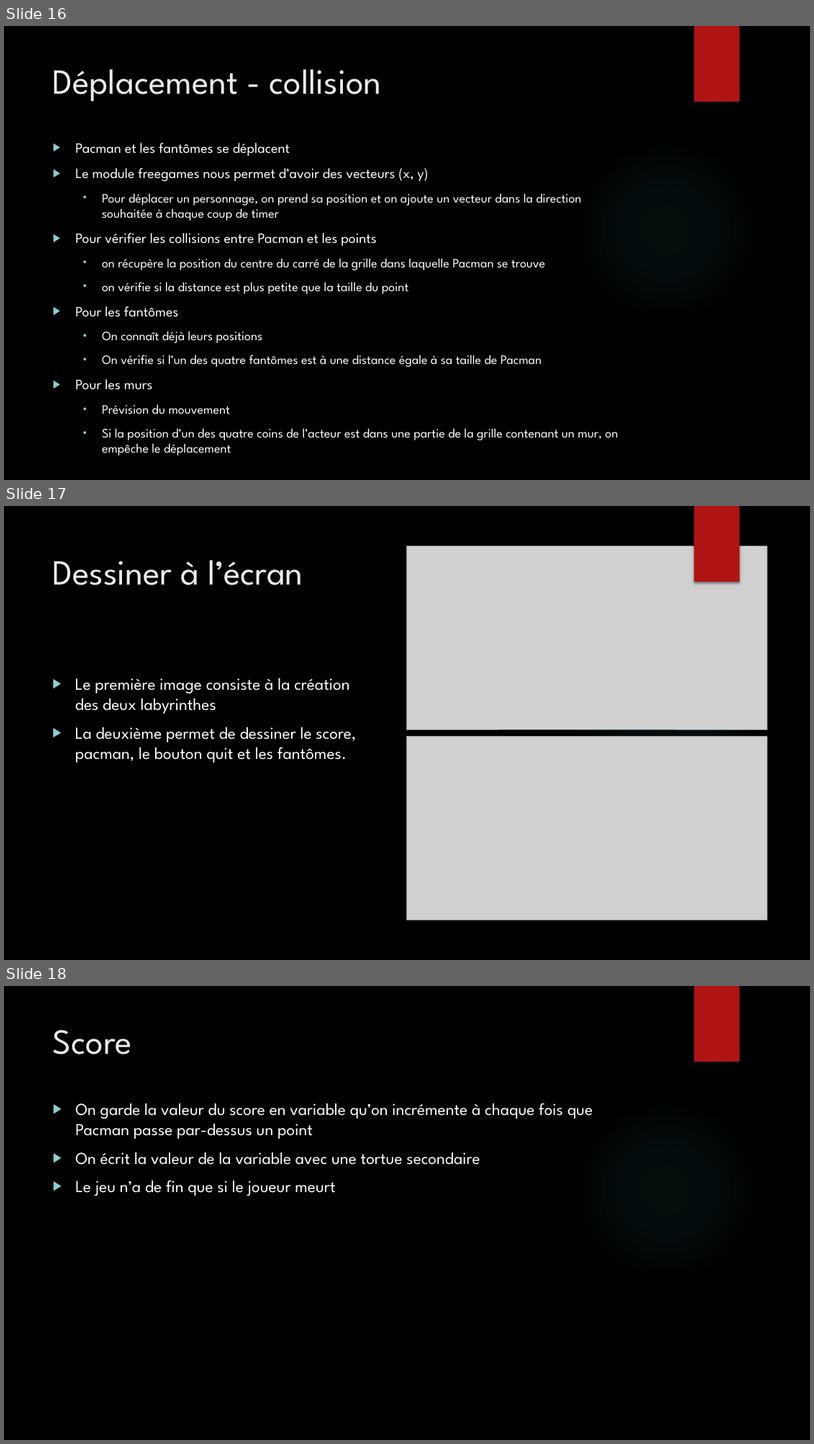
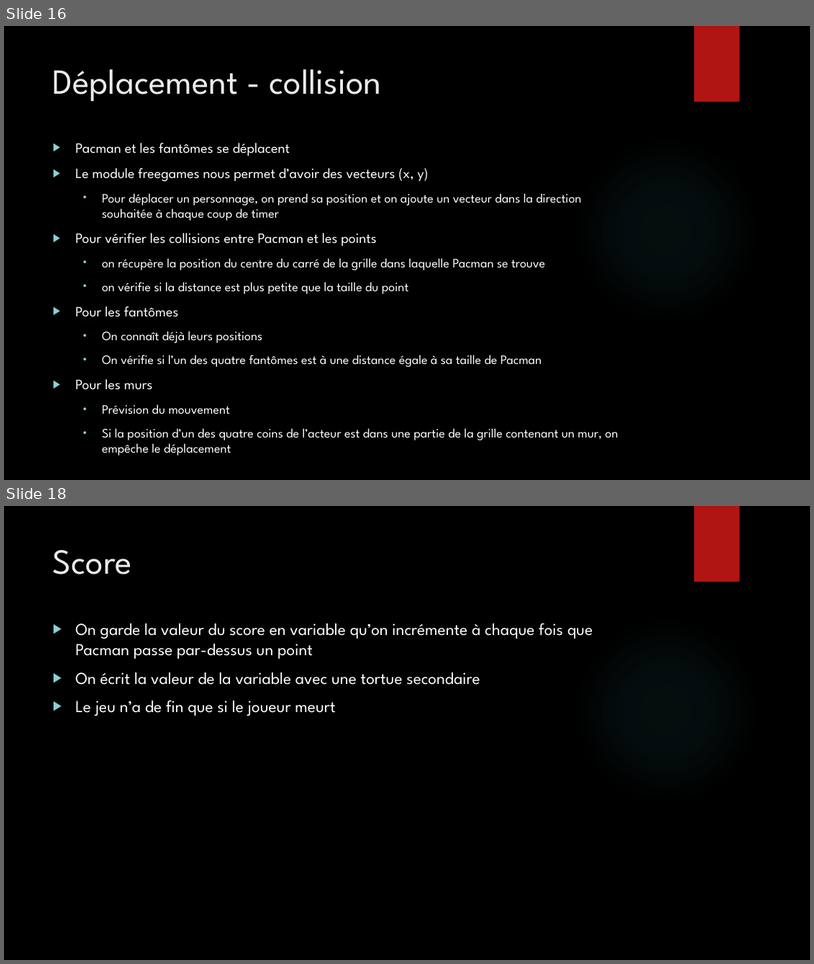
Before and after one commit to Bugnon/oc-2021, a slide deck: src/projet/projet3/Powerpoint_pacman.pptx. Shown one above the other, each under a label of ours: slides 16, 17 and 18 before the commit, slides 16 and 18 after it; the slides between them are not shown. The pictures are 814x1444 and 814x964 pixels, drawn with LibreOffice and Linux fonts; fonts in the diff are those of the drawing; grey boxes stand for pictures; background and template pictures are left out. Boxes give left, top, right and bottom in pixels: in the first picture for what was removed or moved away, otherwise in the second. Text is boxed around its words. In the diff, an @@ line names an element or a change of style, - is before the commit and + after.

```diff
--- a/src/projet/projet3/Powerpoint_pacman.pptx
+++ b/src/projet/projet3/Powerpoint_pacman.pptx
@@ slide 17 removed at box(4, 506, 810, 960), background picture (left out); not listed: 1 template element that a slide beside it also shows @@
@@ rectangle removed at box(694, 506, 740, 582) @@
@@ picture removed at box(407, 546, 767, 730) @@
@@ title removed at box(53, 560, 304, 585) @@
-Dessiner à l’écran
@@ text removed at box(75, 678, 356, 762) @@
-▶ Le première image consiste à la création des deux labyrinthes
-▶ La deuxième permet de dessiner le score, pacman, le bouton quit et les fantômes.
@@ picture removed at box(407, 736, 767, 920) @@
```
Also in this commit, not shown: 12 slides changed, 2 slides added, 1 other slide removed, 17 other files.
